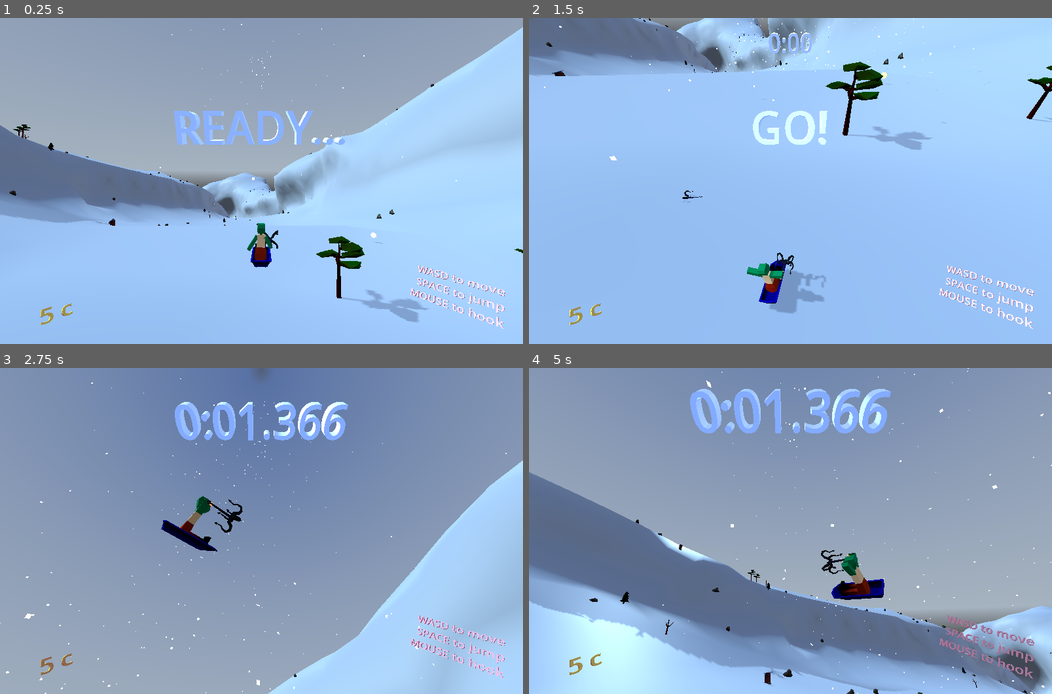
Above: before the commit, frames 1-4 (two rows, left to right).
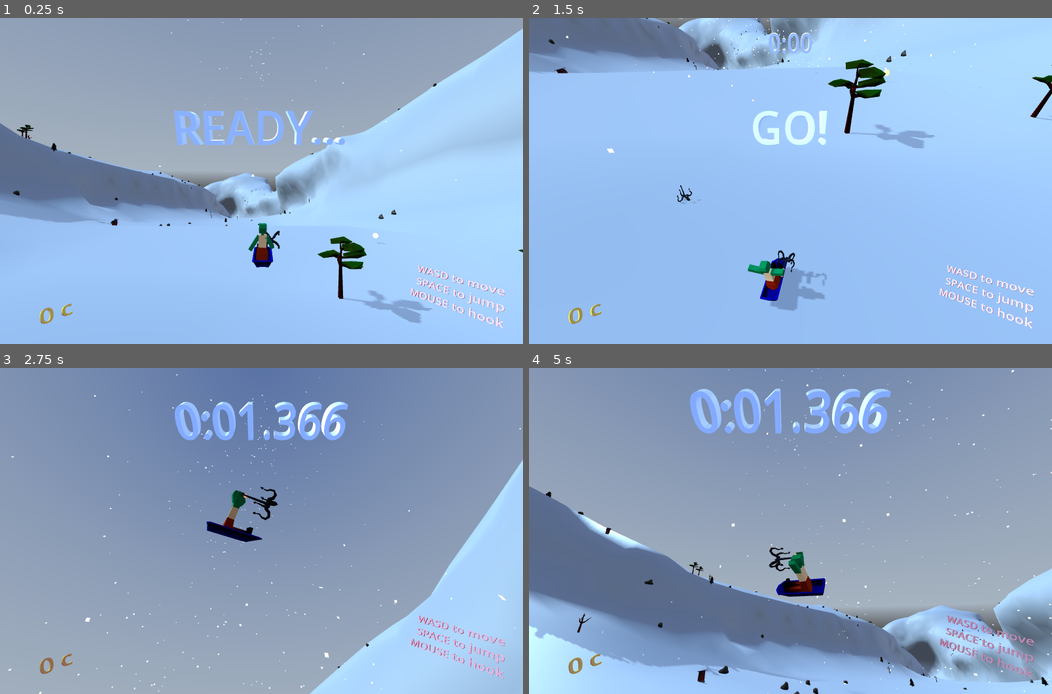
Above: after the commit, the same moments.

Repository: tokkoro/ggj24-sled
Game: Godot game, scene res://tomi_testaa/level_loader_scene.tscn
Same seed, same stepped clock (60 frames per second), same inputs: the game is played once before the commit and once after it. A sky picture missing from this copy of the repository is replaced by a grey-blue gradient.
Inputs (mouse positions are in pixels of both pictures, inside the frame that each line leads up to):
- Up to frame 1 (0.25 s): no input
- Up to frame 2 (1.5 s): tap Enter at 0.5 s; move the mouse to (905, 164) at 0.52 s; hold Right (turn_right) 0.53-1.28 s; tap Down (break) at 0.6 s; click (905, 164) at 0.67 s; tap Space (jump) at 0.77 s; move the mouse to (685, 197) at 1.27 s; hold Left (turn_left) from 1.28 s (still down); tap Shift at 1.35 s
- Up to frame 3 (2.75 s): tap Space (jump) at 1.52 s; move the mouse to (313, 459) at 2.02 s; release Left (turn_left) at 2.03 s; hold Right (turn_right) from 2.03 s (still down); tap G at 2.1 s
- Up to frame 4 (5 s): move the mouse to (764, 596) at 2.77 s; release Right (turn_right) at 2.78 s; hold Up (accelerate) 2.78-3.53 s; tap Ctrl at 2.85 s; click (764, 596) at 2.92 s; tap Space (jump) at 3.02, 3.77, 4.52 s; move the mouse to (947, 579) at 3.52 s; hold Left (turn_left) from 3.53 s (still down); tap 1 at 3.6 s; move the mouse to (633, 482) at 4.27 s; tap 2 at 4.35 s

The runs differ from the first frame. In frame 1, 1.9% of the frame differs, in the area x 0-100%, y 0-96%; in frame 2, 3.9%; in frame 3, 7.4%; in frame 4, 22%, in the area x 0-100%, y 0-100%.

Commit message:
Coin counter fix. Camera seizure fix. Pointer fix again. Enable AA.

Diff:
--- a/godot_project/project.godot
+++ b/godot_project/project.godot
@@ -76,3 +76,5 @@
 
 renderer/rendering_method.mobile="forward_plus"
 renderer/rendering_method.web="forward_plus"
+anti_aliasing/quality/msaa_3d=2
+anti_aliasing/quality/screen_space_aa=1
--- a/godot_project/rikun_kansio/coin.gd
+++ b/godot_project/rikun_kansio/coin.gd
@@ -1,7 +1,7 @@
 extends Area3D
 
 @onready var gfx : MeshInstance3D = $gfx
-@onready var collect_sound : AudioStreamPlayer3D = $collect_sound
+@onready var collect_sound : AudioStreamPlayer = $collect_sound
 
 const duration_ms := 1000.0
 var collected := false
--- a/godot_project/rikun_kansio/coin.tscn
+++ b/godot_project/rikun_kansio/coin.tscn
@@ -27,8 +27,10 @@
 transform = Transform3D(2, 0, 0, 0, 2, 0, 0, 0, 2, 0, 0, 0)
 shape = SubResource("SphereShape3D_j7ryd")
 
-[node name="collect_sound" type="AudioStreamPlayer3D" parent="."]
+[node name="collect_sound" type="AudioStreamPlayer" parent="."]
 stream = ExtResource("2_mfyo1")
+volume_db = -3.0
+pitch_scale = 0.5
 
 [connection signal="area_entered" from="." to="." method="_on_area_entered"]
 [connection signal="body_entered" from="." to="." method="_on_body_entered"]
--- a/godot_project/tomi_testaa/InterpolatedCameraBetter.gd
+++ b/godot_project/tomi_testaa/InterpolatedCameraBetter.gd
@@ -7,6 +7,8 @@
 var look_distance := 3.0
 
 var snap_to = false
+
+var target_offset := Vector3(0,0,0)
 
 func _process(delta):
 	if !target:
@@ -22,7 +24,10 @@
 		if dist.length() > follow_distance:
 			global_position = follow_point + dist.normalized() * follow_distance
 
-	look_at(target.global_position + (target.transform.basis.z * Vector3(1,0,1)).normalized() * -look_distance + Vector3.UP*3, Vector3.UP)
+	var t :float= 1.0 - pow(0.1, delta)
+	target_offset = lerp(target_offset, (target.transform.basis.z * Vector3(1,0,1)).normalized() * -look_distance, t)
+
+	look_at(target.global_position + target_offset + Vector3.UP*3, Vector3.UP)
 
 func force_move():
 	snap_to = true
--- a/godot_project/tomi_testaa/LevelLoader.gd
+++ b/godot_project/tomi_testaa/LevelLoader.gd
@@ -73,6 +73,9 @@
 	props_scene_ref = props[level_num].instantiate()
 	add_child(props_scene_ref)
 
+	coin_count[level_num] = 0
+	update_coin_label()
+
 
 var results = [
 	0,
@@ -128,9 +131,12 @@
 	var time_str = str(minutes) + mid + ("%02d" % seconds)
 	return time_str
 
-func coin_collected():
-	coin_count[current_level] += 1
+func update_coin_label():
 	var total = 0
 	for c in coin_count:
 		total += c
 	root_scene_ref.get_node("TheGame").update_coin_lable(total)
+
+func coin_collected():
+	coin_count[current_level] += 1
+	update_coin_label()
--- a/godot_project/tomi_testaa/hill_area.tscn
+++ b/godot_project/tomi_testaa/hill_area.tscn
@@ -430,6 +430,7 @@
 top_level = true
 
 [node name="MeshInstance3D" type="MeshInstance3D" parent="Sled/Pointer"]
+transform = Transform3D(1, 0, 0, 0, -4.37114e-08, 1, 0, -1, -4.37114e-08, 0, 0.2, 0)
 mesh = ExtResource("13_o4soh")
 
 [node name="Camera3D" type="Camera3D" parent="." node_paths=PackedStringArray("target")]
